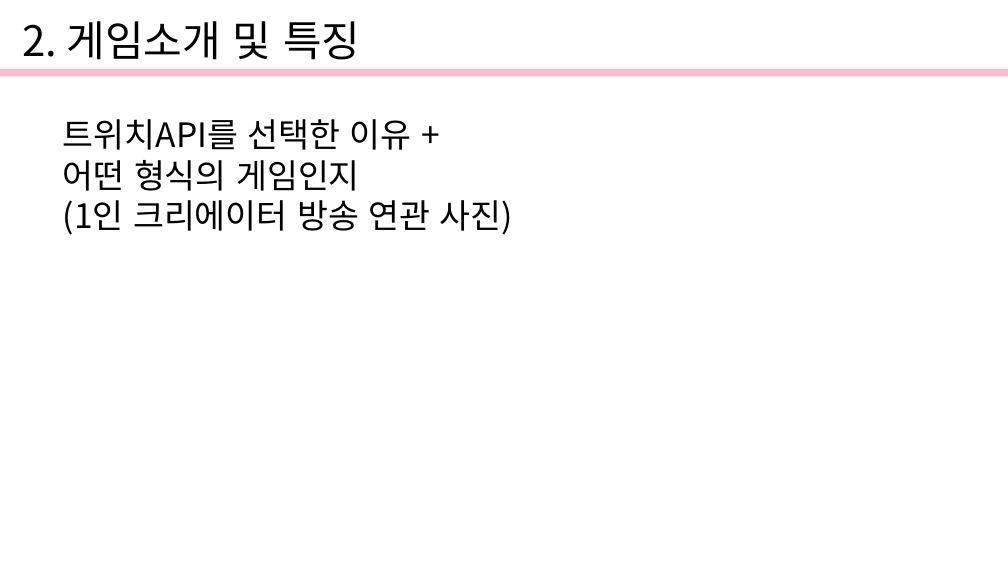
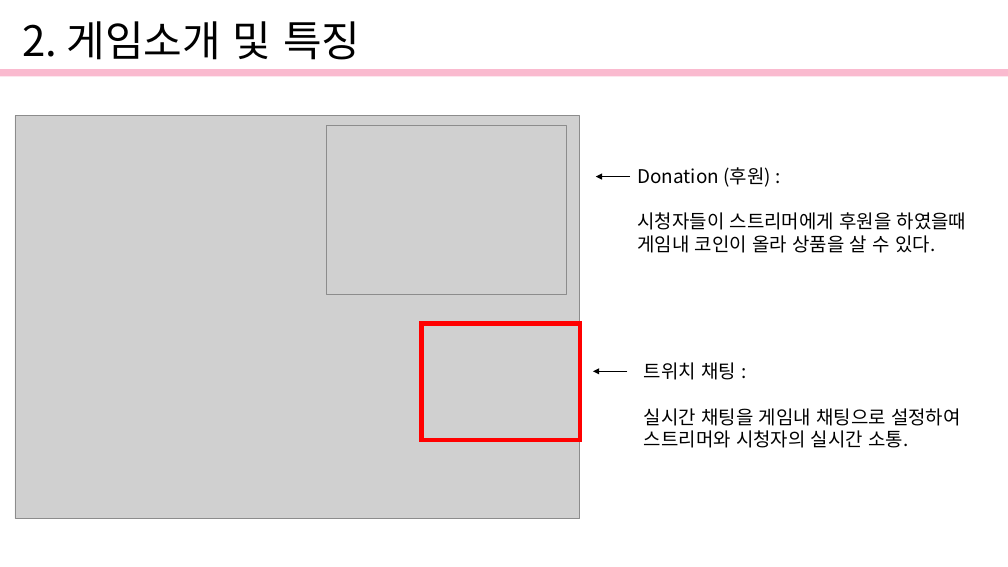
Before and after one commit to gomtange12/Graduation_PJ, a slide deck: slide 5 of Document/발표자료.pptx (slide 4 before the commit). Drawn at 1008x567 pixels with LibreOffice and Linux fonts; fonts in the diff are those of the drawing; grey boxes stand for pictures. Boxes give left, top, right and bottom in pixels: in the first picture for what was removed or moved away, otherwise in the second. Text is boxed around its words. In the diff, an @@ line names an element or a change of style, - is before the commit and + after.

```diff
--- a/Document/발표자료.pptx
+++ b/Document/발표자료.pptx
@@ picture added at (15,116,580,519) @@
@@ text removed at (63,119,514,235) @@
-트위치API를 선택한 이유 +
-어떤 형식의 게임인지
-(1인 크리에이터 방송 연관 사진)
@@ picture added at (327,126,566,295) @@
@@ arrow added from (630, 177) to (596, 177), #000000 0.5 pt @@
@@ text added at (638,167,967,253), 18 pt, text #000000 @@
+Donation (후원) :
+시청자들이 스트리머에게 후원을 하였을때
+게임내 코인이 올라 상품을 살 수 있다.
@@ rectangle added at (421,324,580,440), outline #FF0000 4.5 pt @@
@@ arrow added from (628, 371) to (593, 371), #000000 0.5 pt @@
@@ text added at (644,362,961,448), 18 pt, text #000000 @@
+트위치 채팅 :
+실시간 채팅을 게임내 채팅으로 설정하여
+스트리머와 시청자의 실시간 소통.
```
Also in this commit, not shown: 2 other slides changed, 1 slide added.
